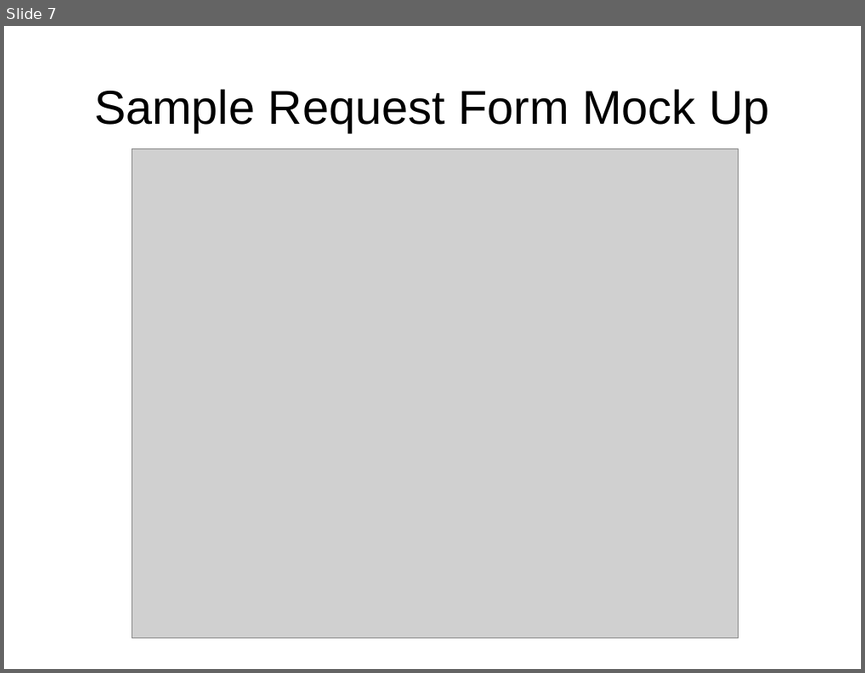
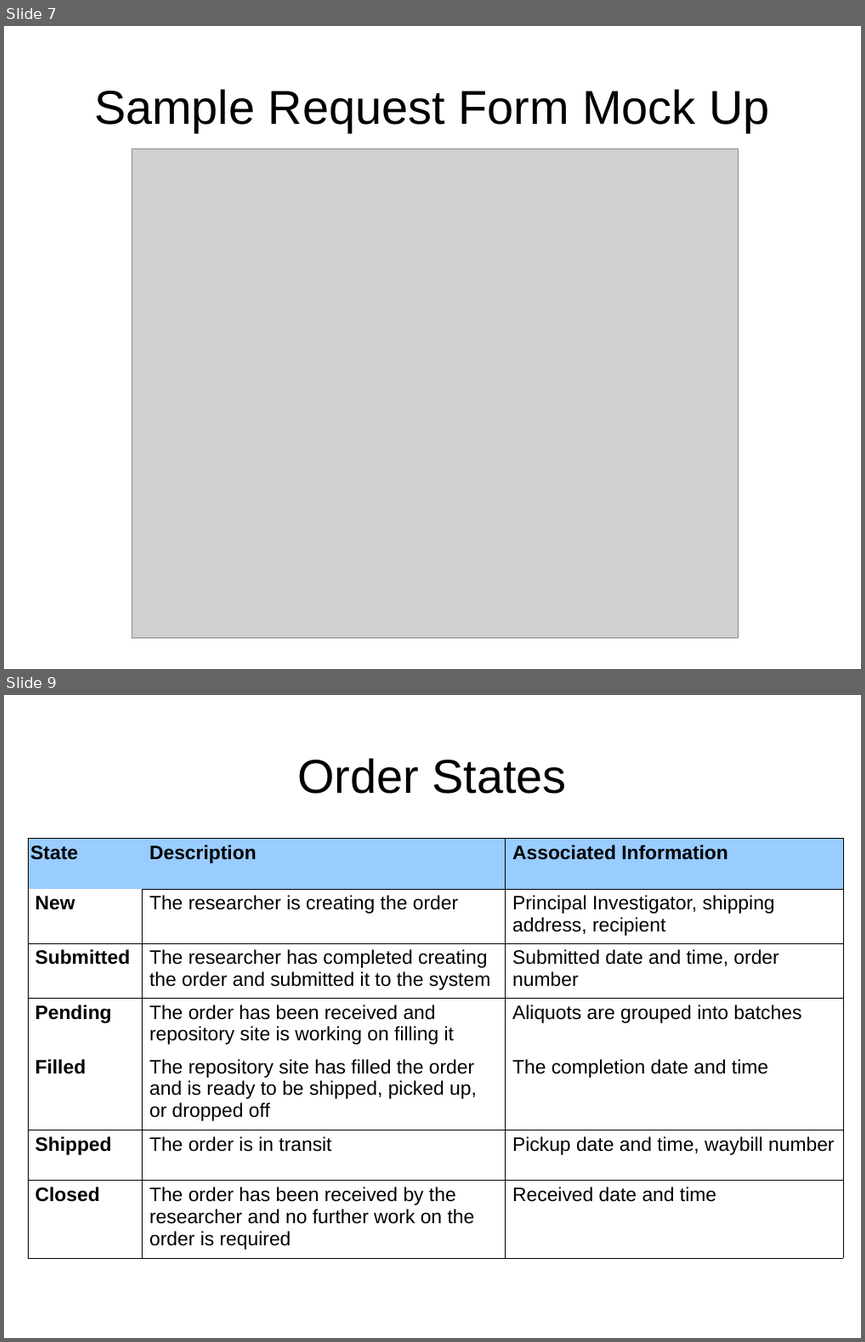
Before and after one commit to CBSR-Biobank/biobank, a slide deck: docs/sampleRequestFlowcharts.odp. Shown one above the other, each under a label of ours: slide 7 before the commit, slides 7 and 9 after it; the slides between them are not shown. The pictures are 865x673 and 865x1342 pixels, drawn with LibreOffice and Linux fonts; fonts in the diff are those of the drawing; grey boxes stand for pictures. Boxes give left, top, right and bottom in pixels: in the first picture for what was removed or moved away, otherwise in the second. Text is boxed around its words. In the diff, an @@ line names an element or a change of style, - is before the commit and + after.

```diff
--- a/docs/sampleRequestFlowcharts.odp
+++ b/docs/sampleRequestFlowcharts.odp
@@ slide 9 added at [4, 695, 861, 1338], background #FFFFFF @@
@@ title added at [297, 758, 567, 794], 44 pt, text #000000 @@
+Order States
@@ table added at [27, 838, 844, 1253], 7 rows, 3 columns @@
+State | Description | Associated Information
+New | The researcher is creating the order | Principal Investigator, shipping address, recipient
+Submitted | The researcher has completed creating the order and submitted it to the system | Submitted date and time, order number
+Pending | The order has been received and repository site is working on filling it | Aliquots are grouped into batches
+Filled | The repository site has filled the order and is ready to be shipped, picked up, or dropped off | The completion date and time
+Shipped | The order is in transit | Pickup date and time, waybill number
+Closed | The order has been received by the researcher and no further work on the order is required | Received date and time
```
Also in this commit, not shown: 2 slides changed, 4 other slides added.
